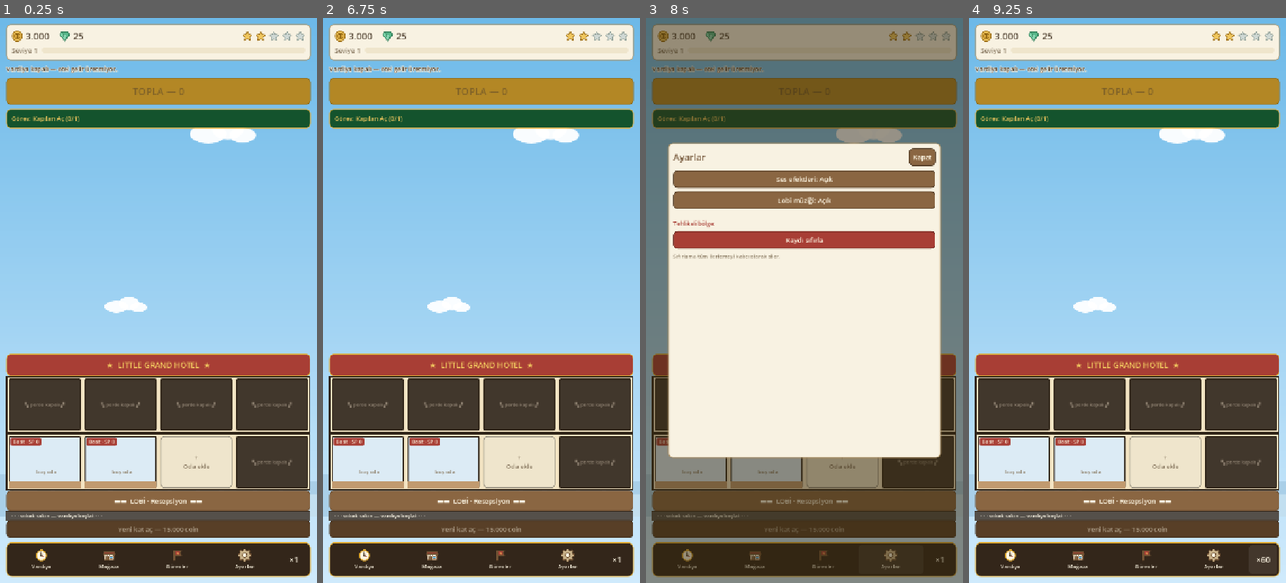
Above: before the commit, frames 1-4 (left to right).
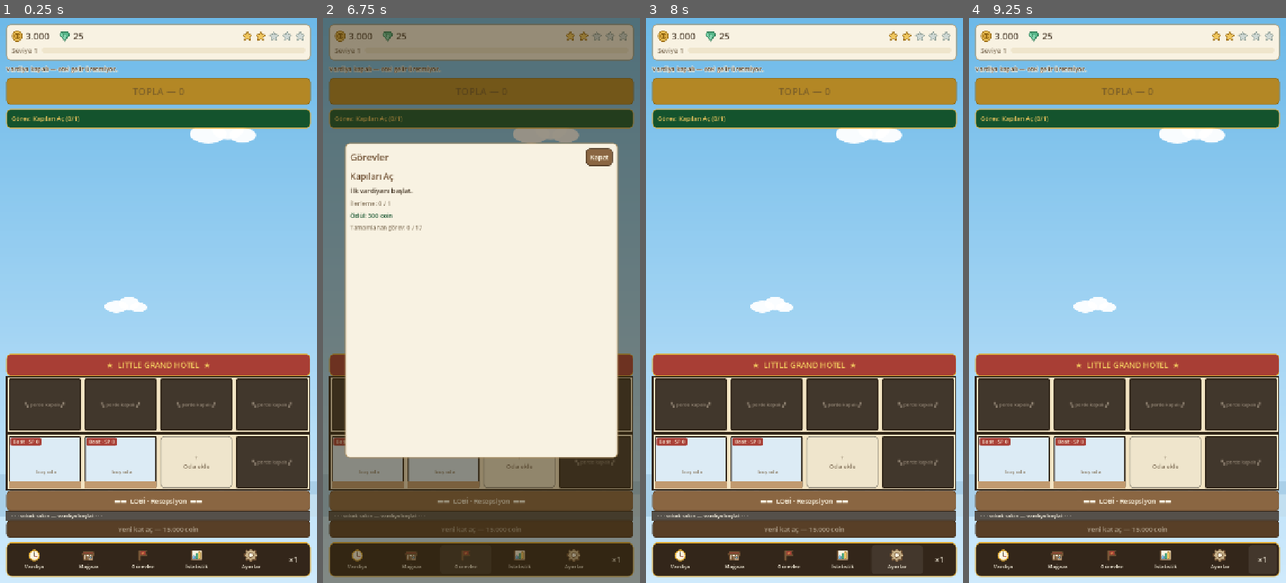
Above: after the commit, the same moments.

Repository: Eren-Ozcan/LittleGrandHotel
Game: Godot game, scene res://main.tscn
Two runs of this game, one before a commit and one after it. Both use one fixed random seed, a clock stepped at 60 frames per second and the inputs below.
Inputs (mouse positions are in pixels of both pictures, inside the frame that each line leads up to):
- Up to frame 1 (0.25 s): no input
- Up to frame 2 (6.75 s): click (367, 464) at 0.52 s; click (443, 464) at 1.27 s; click "+ Oda ekle" at 2 s; click (364, 560) at 2.77 s; click (357, 560) at 3.52 s; click (430, 560) at 4.27 s; click (411, 560) at 5.02 s; click (500, 560) at 5.77 s; click (465, 560) at 6.52 s
- Up to frame 3 (8 s): click (890, 560) at 7.27 s
- Up to frame 4 (9.25 s): click (1165, 560) at 8.02 s; click (1263, 560) at 8.77 s

The runs differ from the first frame. In frame 1, 0.6% of the frame differs, in the area x 7-94%, y 94-98%; in frame 2, 86%; in frame 3, 86%, in the area x 0-100%, y 0-100%; in frame 4, 0.7%.

Commit message:
Istatistik ekrani + vardiya gecmisi
- Alt barda yeni Istatistik butonu (cubuk grafik ikonu)
- Toplam gelir, toplama/temizlik/vardiya sayilari, yildiz, seviye,
  anlik saatlik gelir ozeti
- Vardiya gecmisi: son 20 vardiya (tarih, sure, maliyet) kayda dahil
- 2 yeni birim test

Co-Authored-By: Claude Fable 5 <noreply@anthropic.com>

Diff:
--- /dev/null
+++ b/assets/ui/icon_stats.svg
@@ -0,0 +1,6 @@
+<svg xmlns="http://www.w3.org/2000/svg" width="32" height="32" viewBox="0 0 32 32">
+  <rect x="3" y="4" width="26" height="24" rx="3" fill="#fdf6e3" stroke="#6e4f31" stroke-width="2"/>
+  <rect x="7" y="17" width="4.5" height="8" rx="1" fill="#6db9e8" stroke="#4a7fa8" stroke-width="1.2"/>
+  <rect x="13.75" y="12" width="4.5" height="13" rx="1" fill="#58b88a" stroke="#2f7a56" stroke-width="1.2"/>
+  <rect x="20.5" y="8" width="4.5" height="17" rx="1" fill="#f0c75e" stroke="#a07118" stroke-width="1.2"/>
+</svg>
--- a/src/autoload/game.gd
+++ b/src/autoload/game.gd
@@ -31,6 +31,9 @@
 var stat_collects: int = 0
 var stat_collected_total: int = 0
 var stat_cleans: int = 0
+
+## Vardiya geçmişi (İstatistik ekranı): {"hours", "cost", "at"} — son 20 kayıt
+var shift_history: Array = []
 
 ## Uygulama açılışında sen-yokken kazanılan gelir (UI popup için; UI okur ve sıfırlar).
 var offline_earned: int = 0
@@ -92,6 +95,7 @@
 	stat_collects = 0
 	stat_collected_total = 0
 	stat_cleans = 0
+	shift_history = []
 	offline_earned = 0
 	state_changed.emit()
 
@@ -261,6 +265,9 @@
 	coins -= cost
 	shift_end_unix = now() + hours * 3600.0 / time_scale
 	stat_shifts += 1
+	shift_history.append({"hours": hours, "cost": cost, "at": now()})
+	if shift_history.size() > 20:
+		shift_history.pop_front()
 	_check_quests()
 	state_changed.emit()
 	return true
@@ -558,6 +565,7 @@
 		"stat_collects": stat_collects,
 		"stat_collected_total": stat_collected_total,
 		"stat_cleans": stat_cleans,
+		"shift_history": shift_history,
 		"time_scale": time_scale,
 		"sound_on": sound_on,
 		"music_on": music_on,
@@ -586,6 +594,7 @@
 	stat_collects = int(parsed.get("stat_collects", 0))
 	stat_collected_total = int(parsed.get("stat_collected_total", 0))
 	stat_cleans = int(parsed.get("stat_cleans", 0))
+	shift_history = parsed.get("shift_history", [])
 	# Vardiya bitişi gerçek saniye tutulur; ölçek geri yüklenmezse
 	# hızlı modda kaydedilen vardiya normal hızda 60/3600 kat kısalır.
 	time_scale = float(parsed.get("time_scale", 1.0))
--- a/src/main.gd
+++ b/src/main.gd
@@ -272,6 +272,7 @@
 	for def in [
 		["res://assets/ui/icon_shop.svg", "Mağaza", _build_shop_popup],
 		["res://assets/ui/icon_quest.svg", "Görevler", _build_quests_popup],
+		["res://assets/ui/icon_stats.svg", "İstatistik", _build_stats_popup],
 		["res://assets/ui/icon_gear.svg", "Ayarlar", _build_settings_popup],
 	]:
 		var b := _bar_button(def[0], def[1])
@@ -981,6 +982,38 @@
 	row.add_child(sl)
 
 
+func _build_stats_popup(c: VBoxContainer) -> void:
+	var rows := [
+		["Toplam toplanan gelir", "%s coin" % _fmt(Game.stat_collected_total)],
+		["Toplama sayısı", str(Game.stat_collects)],
+		["Temizlenen oda", str(Game.stat_cleans)],
+		["Başlatılan vardiya", str(Game.stat_shifts)],
+		["Oda sayısı", "%d / %d yuva" % [Game.rooms.size(), Game.max_slots()]],
+		["Tesis çeşitliliği", "%d / 5" % Game.facility_diversity()],
+		["Yıldız derecesi", "%d / 5" % Game.star_rating()],
+		["Seviye", "%d (XP %s)" % [Game.level(), _fmt(Game.xp)]],
+		["Saatlik gelir (şu an)", "%.0f coin" % Game.hourly_income()],
+	]
+	for r in rows:
+		var row := HBoxContainer.new()
+		c.add_child(row)
+		var ll := _label(String(r[0]), 14, PALETTE.muted)
+		ll.size_flags_horizontal = Control.SIZE_EXPAND_FILL
+		row.add_child(ll)
+		row.add_child(_label(String(r[1]), 14, PALETTE.text))
+	c.add_child(_spacer_y(6))
+	c.add_child(_label("Vardiya geçmişi (son %d):" % Game.shift_history.size(), 14, PALETTE.wood_dark))
+	if Game.shift_history.is_empty():
+		c.add_child(_label("Henüz vardiya başlatılmadı.", 13, PALETTE.muted))
+		return
+	var bias: int = int(Time.get_time_zone_from_system().bias) * 60
+	for i in range(Game.shift_history.size() - 1, -1, -1):
+		var h: Dictionary = Game.shift_history[i]
+		var dt := Time.get_datetime_dict_from_unix_time(int(float(h.at)) + bias)
+		c.add_child(_label("%02d.%02d %02d:%02d — %d saat · maliyet %s coin" % [
+			dt.day, dt.month, dt.hour, dt.minute, int(h.hours), _fmt(int(h.cost))], 13, PALETTE.text))
+
+
 func _build_settings_popup(c: VBoxContainer) -> void:
 	var s_b := _button("Ses efektleri: %s" % ("Açık" if Game.sound_on else "Kapalı"), 15,
 		PALETTE.wood if Game.sound_on else PALETTE.wood_dark, PALETTE.cream_text)
--- a/tests/sim_check.gd
+++ b/tests/sim_check.gd
@@ -41,6 +41,7 @@
 	# 3) Temizlik döngüsü: standart oda 3 oyun-saatinde kirlenir, gelir durur
 	g.time_scale = 3600.0
 	check(g.start_shift(8), "8 saatlik vardiya başladı")
+	check(g.shift_history.size() == 1 and int(g.shift_history[0].hours) == 8, "vardiya geçmişe yazıldı")
 	g.last_sim_unix -= 4.0  # 4 oyun-saati geçmiş gibi
 	g.simulate_to(g.now())
 	check(g.rooms[0].dirty and g.rooms[1].dirty, "odalar 3 saat sonra kirlendi")
@@ -140,6 +141,7 @@
 	check(g2.coins == g.coins and g2.xp == g.xp and g2.rooms.size() == g.rooms.size(), "gidiş-dönüş verisi eşleşti")
 	check(g2.quest_index == g.quest_index and g2.floors == g.floors, "görev/kat durumu korundu")
 	check(g2.room_score(g2.rooms[0]) == 155, "oda eşyaları kayıtta korundu")
+	check(g2.shift_history.size() == g.shift_history.size(), "vardiya geçmişi kayıtta korundu")
 	DirAccess.remove_absolute(ProjectSettings.globalize_path(save_path))
 
 	# 12) Oda taşıma / satma
Not shown, added: assets/ui/icon_stats.svg.import
